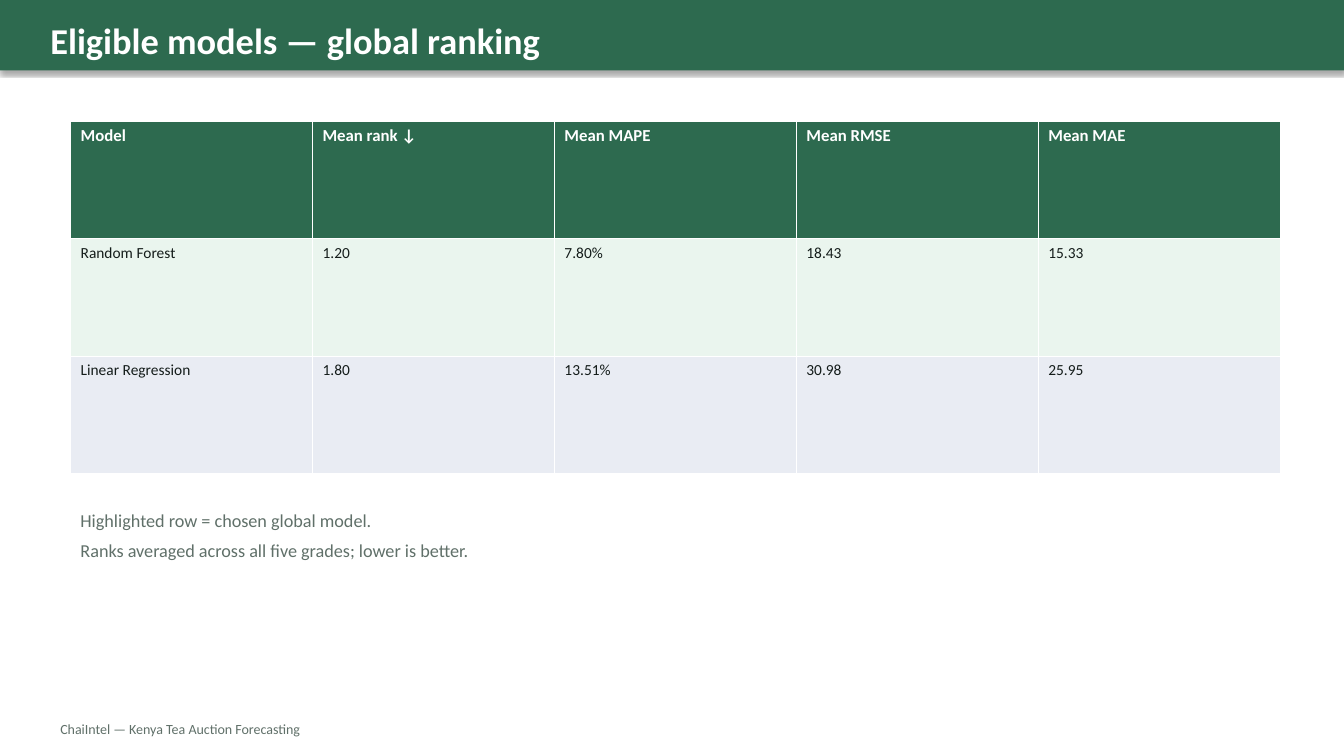
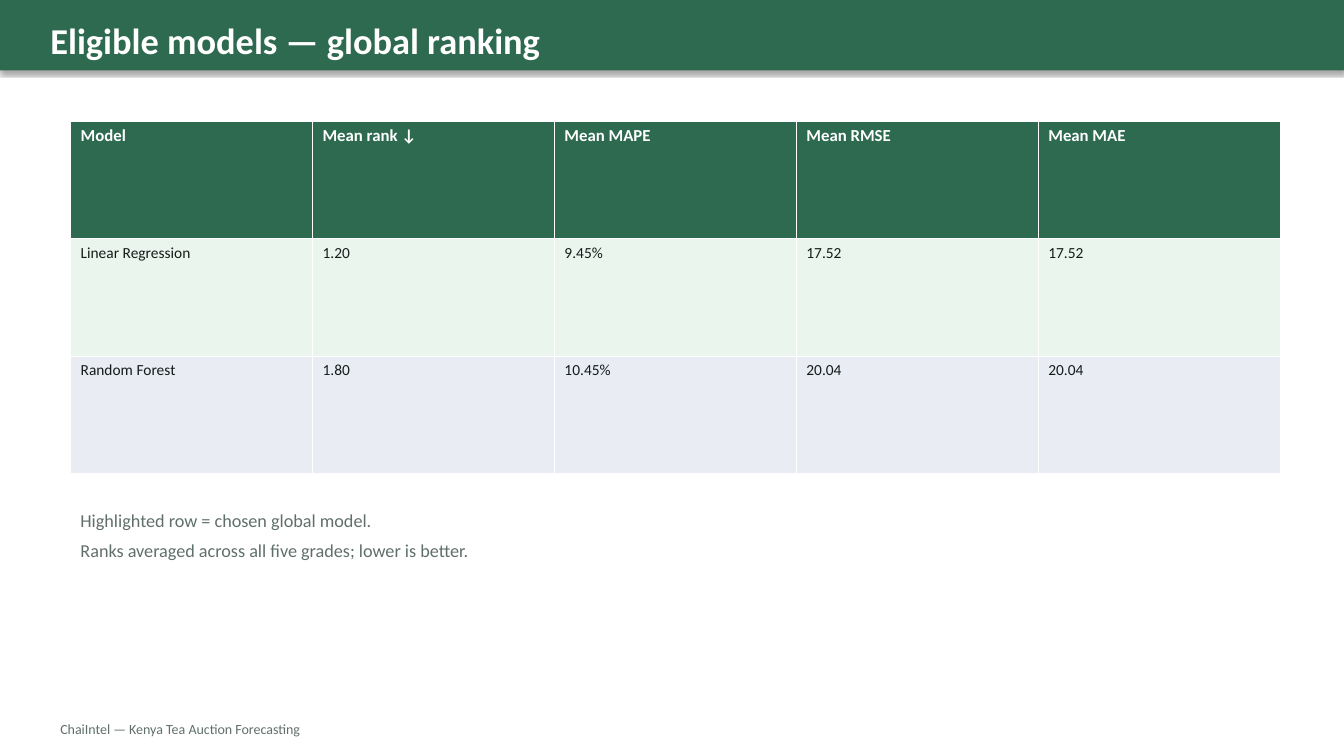
Before and after one commit to benodongo/ChaiIntel, a slide deck: slide 17 of analytics/static/analytics/docs/ChaiIntel-Presentation.pptx. Drawn at 1344x756 pixels with LibreOffice and Linux fonts; fonts in the diff are those of the drawing. Boxes give left, top, right and bottom in pixels: in the first picture for what was removed or moved away, otherwise in the second. Text is boxed around its words. In the diff, an @@ line names an element or a change of style, - is before the commit and + after.

```diff
--- a/analytics/static/analytics/docs/ChaiIntel-Presentation.pptx
+++ b/analytics/static/analytics/docs/ChaiIntel-Presentation.pptx
@@ table at <box>71,121,1280,474</box> @@
-row 2: Random Forest | 1.20 | 7.80% | 18.43 | 15.33
+row 2: Linear Regression | 1.20 | 9.45% | 17.52 | 17.52
-row 3: Linear Regression | 1.80 | 13.51% | 30.98 | 25.95
+row 3: Random Forest | 1.80 | 10.45% | 20.04 | 20.04
```
Also in this commit, not shown: 6 other slides changed, 1 slide removed, 31 other files.
